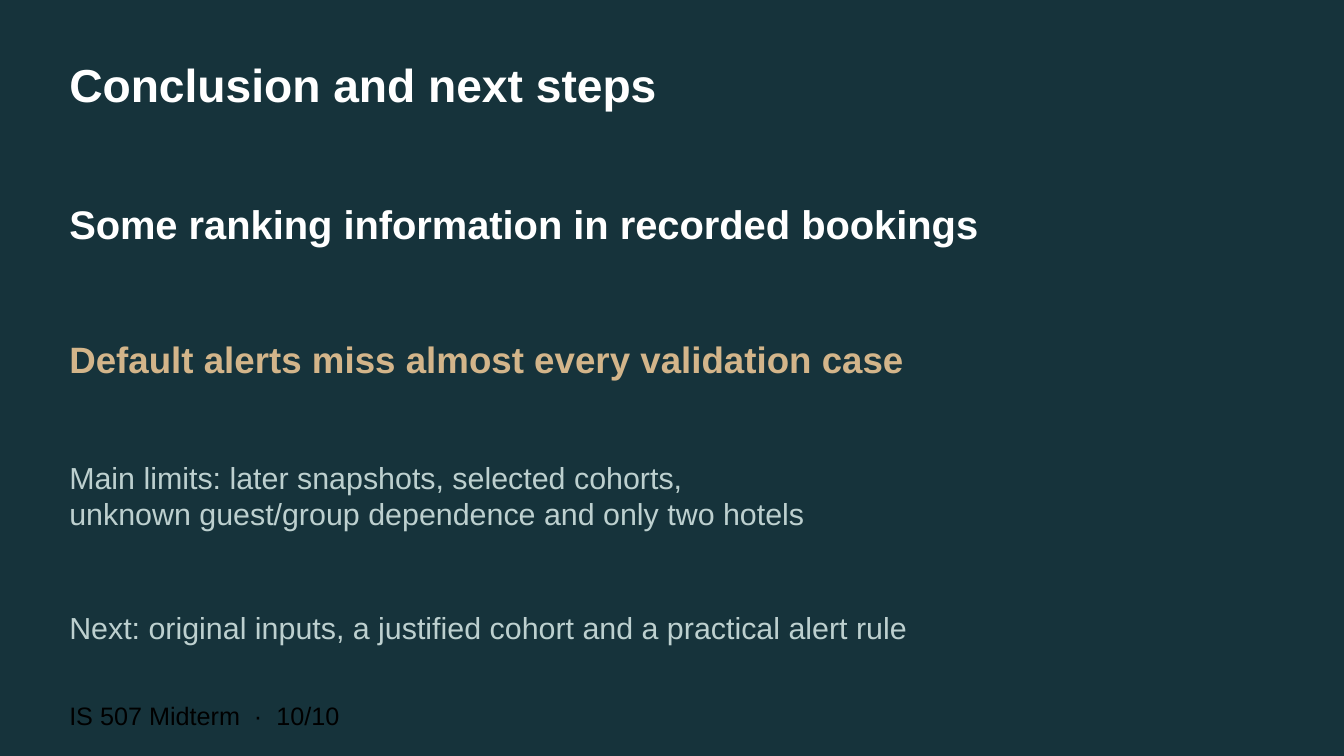
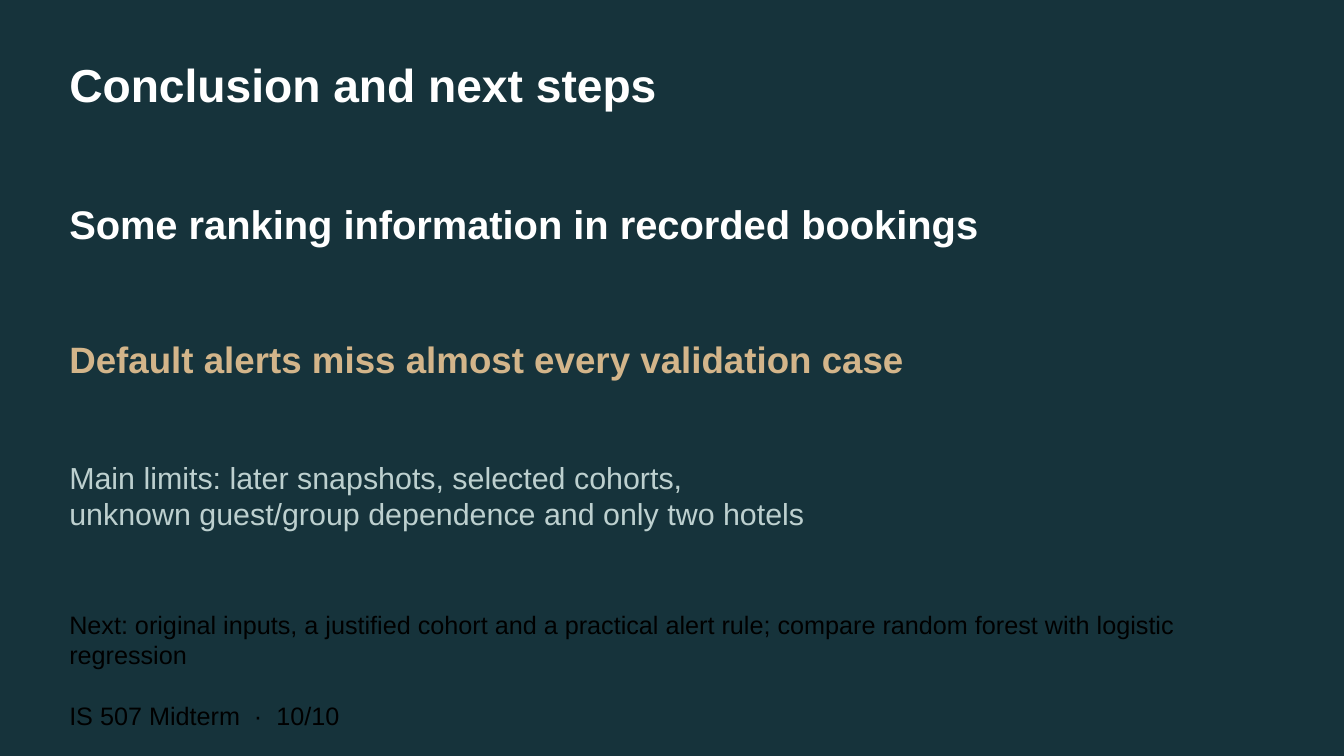
Before and after one commit to wzbxjb/hotel-cancellation-is507-team, a slide deck: slide 11 of deliverables/IS507_Midterm_Presentation.pptx. Drawn at 1344x756 pixels with LibreOffice and Linux fonts; fonts in the diff are those of the drawing. Boxes give left, top, right and bottom in pixels: in the first picture for what was removed or moved away, otherwise in the second. Text is boxed around its words. In the diff, an @@ line names an element or a change of style, - is before the commit and + after.

Commit message:
Audit fixes: remove report section 9, visible DOIs, handbooks synced to 10 slides/7:45, RF line on conclusion slide

```diff
--- a/deliverables/IS507_Midterm_Presentation.pptx
+++ b/deliverables/IS507_Midterm_Presentation.pptx
@@ text at <box>69,616,1174,669</box>: text changed; size 21.8 to 18 pt; text colour #BDD0CF to #000000 @@
-Next: original inputs, a justified cohort and a practical alert rule
+Next: original inputs, a justified cohort and a practical alert rule; compare random forest with logistic regression
```
Also in this commit, not shown: 5 other files.
